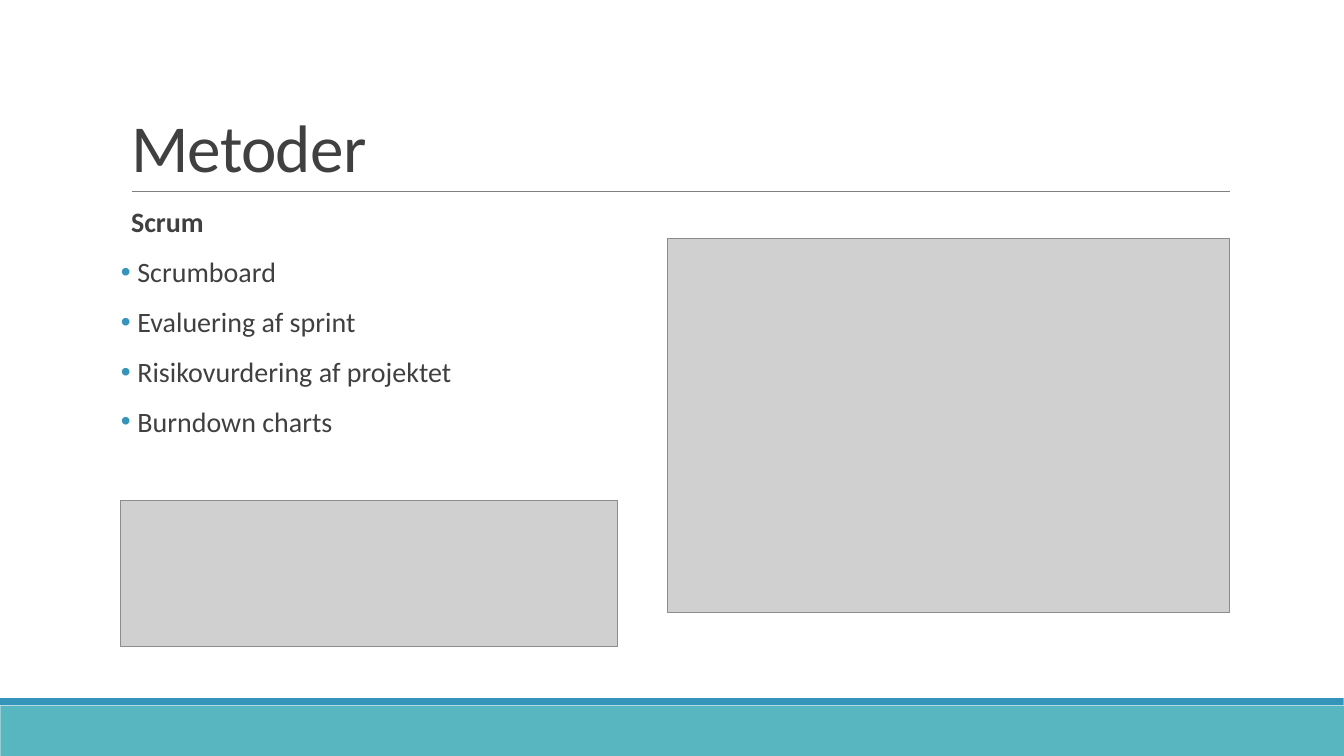
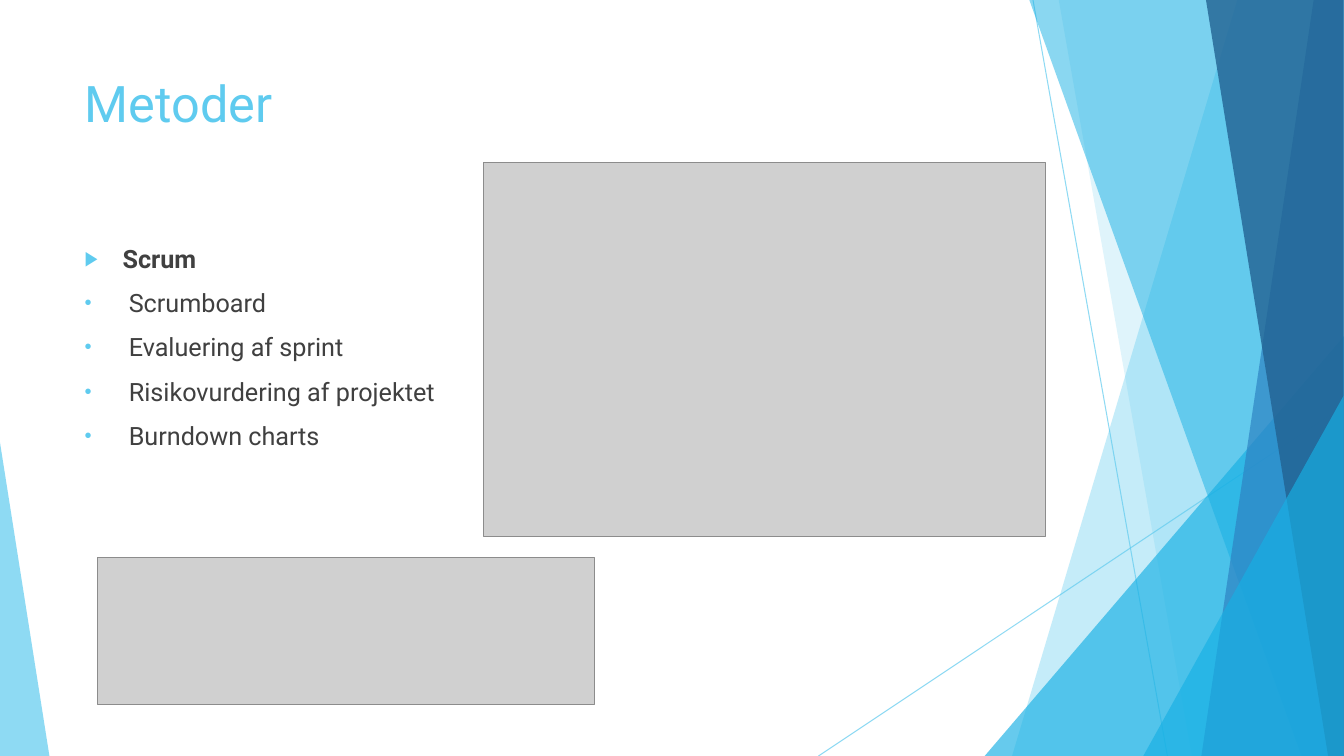
Before and after one commit to zeroregard/Automatic-Sonography, a slide deck: slide 10 of Præsentation_Eksamen.pptx. Drawn at 1344x756 pixels with LibreOffice and Linux fonts; fonts in the diff are those of the drawing; grey boxes stand for pictures. Boxes give left, top, right and bottom in pixels: in the first picture for what was removed or moved away, otherwise in the second. Text is boxed around its words. In the diff, an @@ line names an element or a change of style, - is before the commit and + after.

```diff
--- a/Præsentation_Eksamen.pptx
+++ b/Præsentation_Eksamen.pptx
@@ title "Metoder": place and size @@
-title "Metoder" at [131,125,367,173]
+title "Metoder" at [85,84,272,123]
@@ title "Metoder" at [85,84,272,123]: size 48 to 36 pt, font Calibri to Roboto, text colour #404040 to #5FCBEF, letter spacing -0.5 to 0 pt; line spacing 0.85 to 1; vertical alignment bottom to top @@
@@ picture: place and size @@
-picture at [668,238,1230,612]
+picture at [484,162,1046,536]
@@ line removed from (132, 192) to (1231, 192) @@
@@ text "Scrum": place and size @@
-text "Scrum" at [131,213,451,432]
+text "Scrum" at [123,250,435,446]
@@ text "Scrum" at [123,250,435,446]: size 20 to 18 pt, font Calibri to Roboto; bullet   to ▶; line spacing 0.9 to 1; less space between paragraphs; bullet colour #3494BA to #5FCBEF; indent changed @@
@@ group added at [0,0,1344,756]: 5 freeform shapes, 3 triangles, 2 lines @@
@@ picture: place and size @@
-picture at [121,501,618,647]
+picture at [98,559,595,705]
@@ rectangle removed at [0,706,1344,756] @@
@@ rectangle removed at [0,699,1344,706] @@
```
Also in this commit, not shown: 12 other slides changed, 1 slide added, 1 slide removed, 1 other file.
